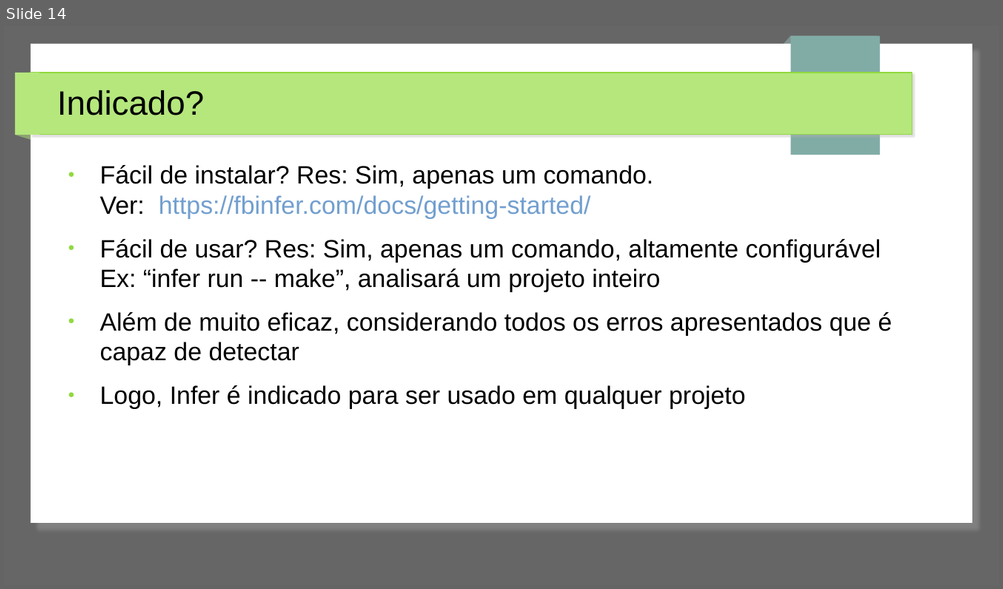
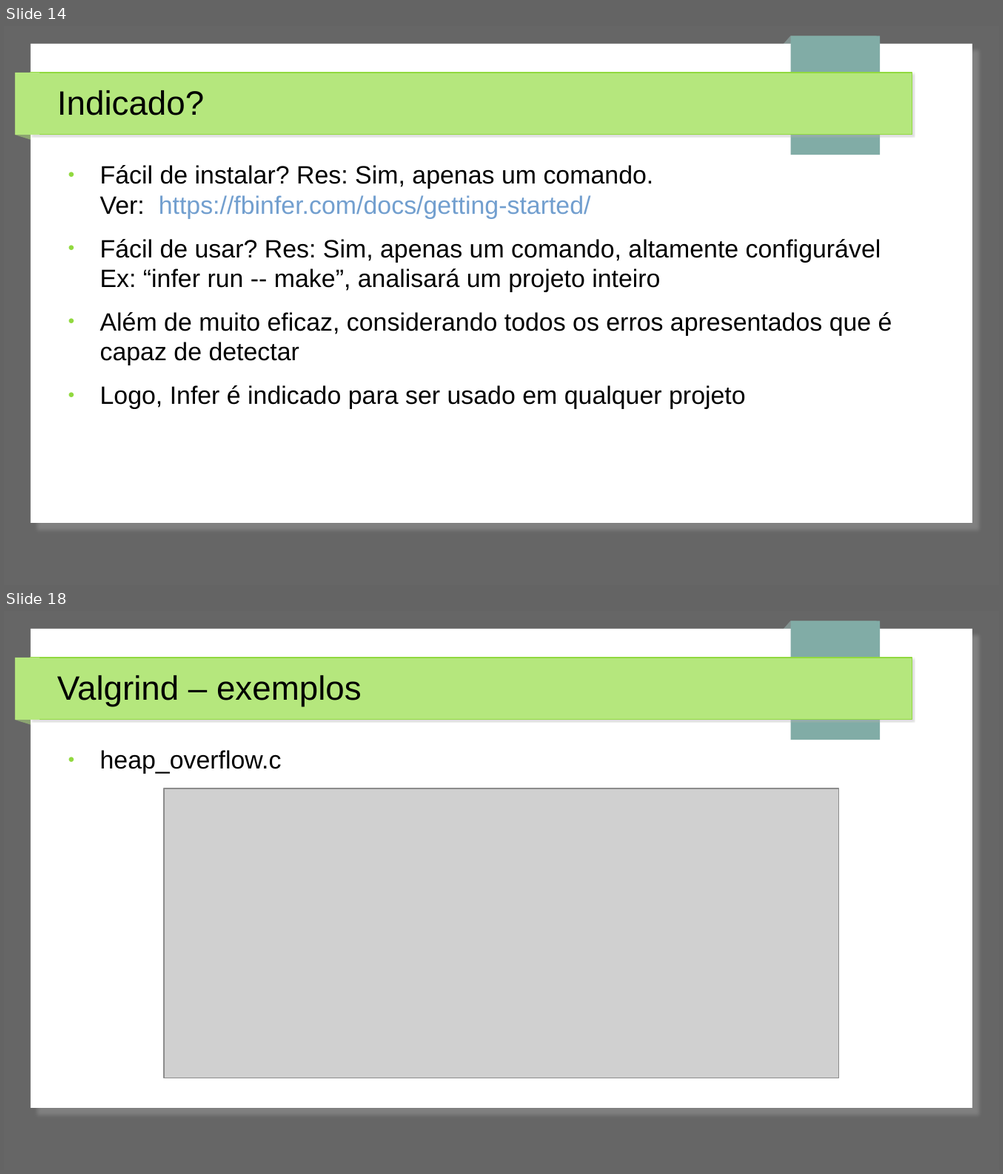
Before and after one commit to jpantonow/SB-T1-ANALISADORES, a slide deck: Slides.odp. Shown one above the other, each under a label of ours: slide 14 before the commit, slides 14 and 18 after it; the slides between them are not shown. The pictures are 1003x589 and 1003x1174 pixels, drawn with LibreOffice and Linux fonts; fonts in the diff are those of the drawing; grey boxes stand for pictures. Boxes give left, top, right and bottom in pixels: in the first picture for what was removed or moved away, otherwise in the second. Text is boxed around its words. In the diff, an @@ line names an element or a change of style, - is before the commit and + after.

Commit message:
alguns slides Valgrind

```diff
--- a/Slides.odp
+++ b/Slides.odp
@@ slide 18 added at (4, 611, 999, 1170), background #666666; not listed: 7 template elements that a slide beside it also shows @@
@@ title added at (57, 675, 361, 706), 27 pt, text #000000 @@
+Valgrind – exemplos
@@ text added at (100, 750, 282, 774), 20 pt, text #000000 @@
+● heap_overflow.c
@@ picture added at (164, 789, 839, 1079) @@
```
Also in this commit, not shown: 8 other slides added.
